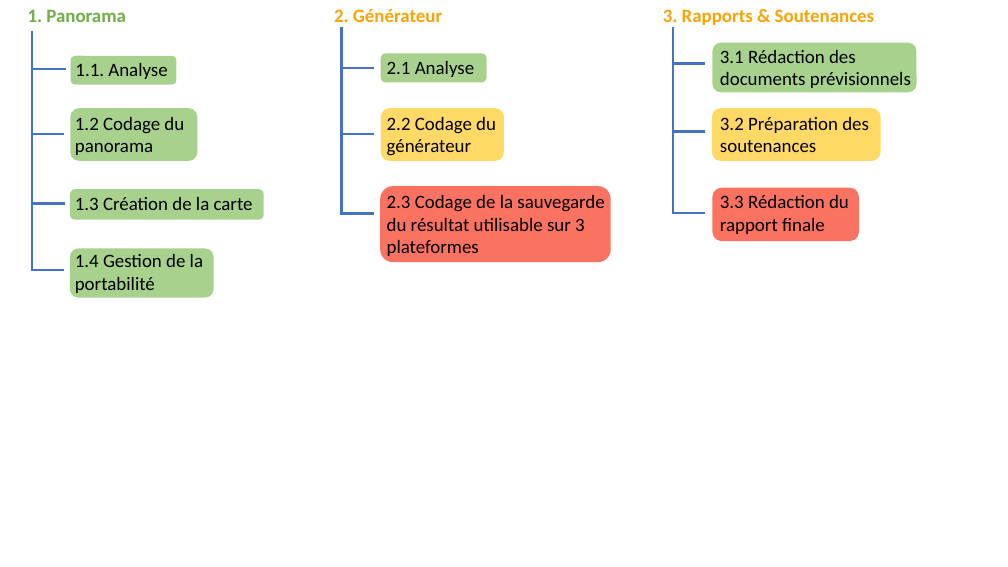
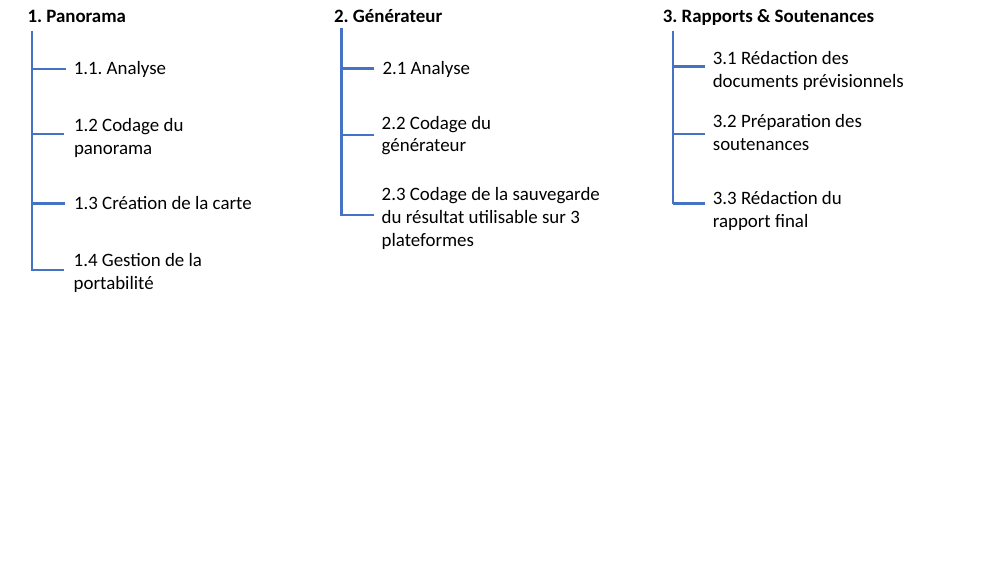
Before and after one commit to Victor-Mom/Projet-Tut-Documentation, a slide deck: slide 2 of Documentation/cahierDesCharges/WBS.pptx. Drawn at 1008x567 pixels with LibreOffice and Linux fonts; fonts in the diff are those of the drawing. Boxes give left, top, right and bottom in pixels: in the first picture for what was removed or moved away, otherwise in the second. Text is boxed around its words. In the diff, an @@ line names an element or a change of style, - is before the commit and + after.

```diff
--- a/Documentation/cahierDesCharges/WBS.pptx
+++ b/Documentation/cahierDesCharges/WBS.pptx
@@ text "1. Panorama" at <box>28,9,126,22</box>: text colour #70AD47 to #000000 @@
@@ text "2. Générateur" at <box>334,9,442,22</box>: text colour #F9A307 to #000000 @@
@@ text "3. Rapports & Soutenances" at <box>663,9,875,25</box>: text colour #F9A307 to #000000 @@
@@ rounded rectangle removed at <box>70,56,176,85</box> @@
@@ rounded rectangle removed at <box>381,54,487,82</box> @@
@@ line moved from (673, 27) - (673, 214) to (673, 31) - (673, 204) @@
@@ rounded rectangle removed at <box>712,42,917,92</box> @@
@@ line moved from (706, 64) - (673, 64) to (706, 67) - (673, 67) @@
@@ rounded rectangle removed at <box>70,108,197,161</box> @@
@@ rounded rectangle removed at <box>381,108,504,161</box> @@
@@ 4 texts: place and size @@
-4 texts at <box>387,50,911,156</box>
+4 texts at <box>382,51,904,155</box>
@@ rounded rectangle removed at <box>712,108,881,161</box> @@
@@ text "2.3 Codage de la sauvegarde ...": place and size @@
-text "2.3 Codage de la sauvegarde ..." at <box>387,195,604,256</box>
+text "2.3 Codage de la sauvegarde ..." at <box>382,187,600,249</box>
@@ rounded rectangle removed at <box>70,189,264,219</box> @@
@@ rounded rectangle removed at <box>380,186,611,262</box> @@
@@ line moved from (706, 213) - (673, 213) to (706, 203) - (673, 203) @@
@@ rounded rectangle removed at <box>712,188,859,241</box> @@
@@ text at <box>713,191,842,230</box>: text changed @@
-3.3 Rédaction du rapport finale
+3.3 Rédaction du rapport final
@@ rounded rectangle removed at <box>70,249,214,298</box> @@
```
Also in this commit, not shown: 1 other slide changed, 1 other file.
